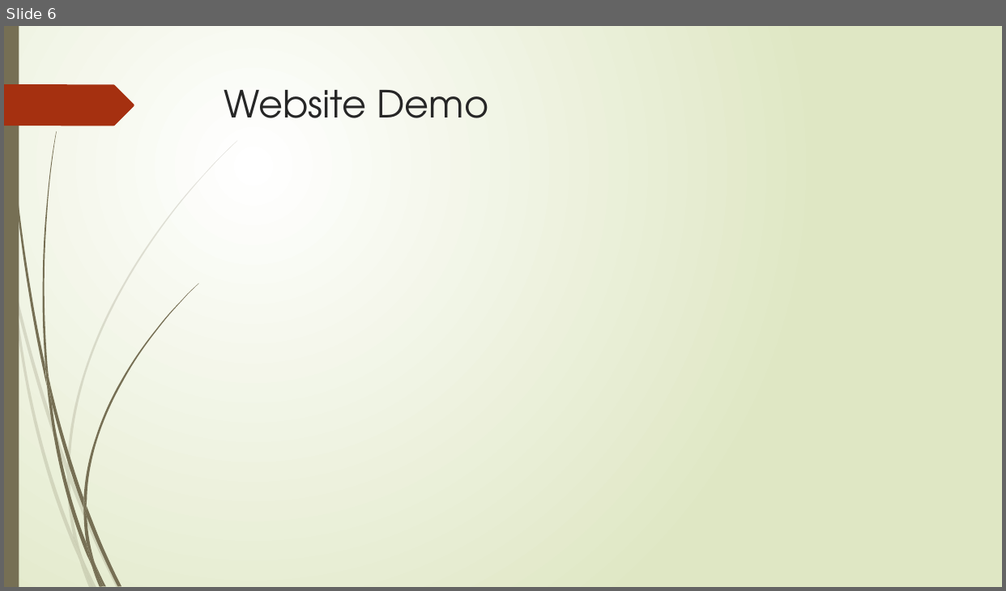
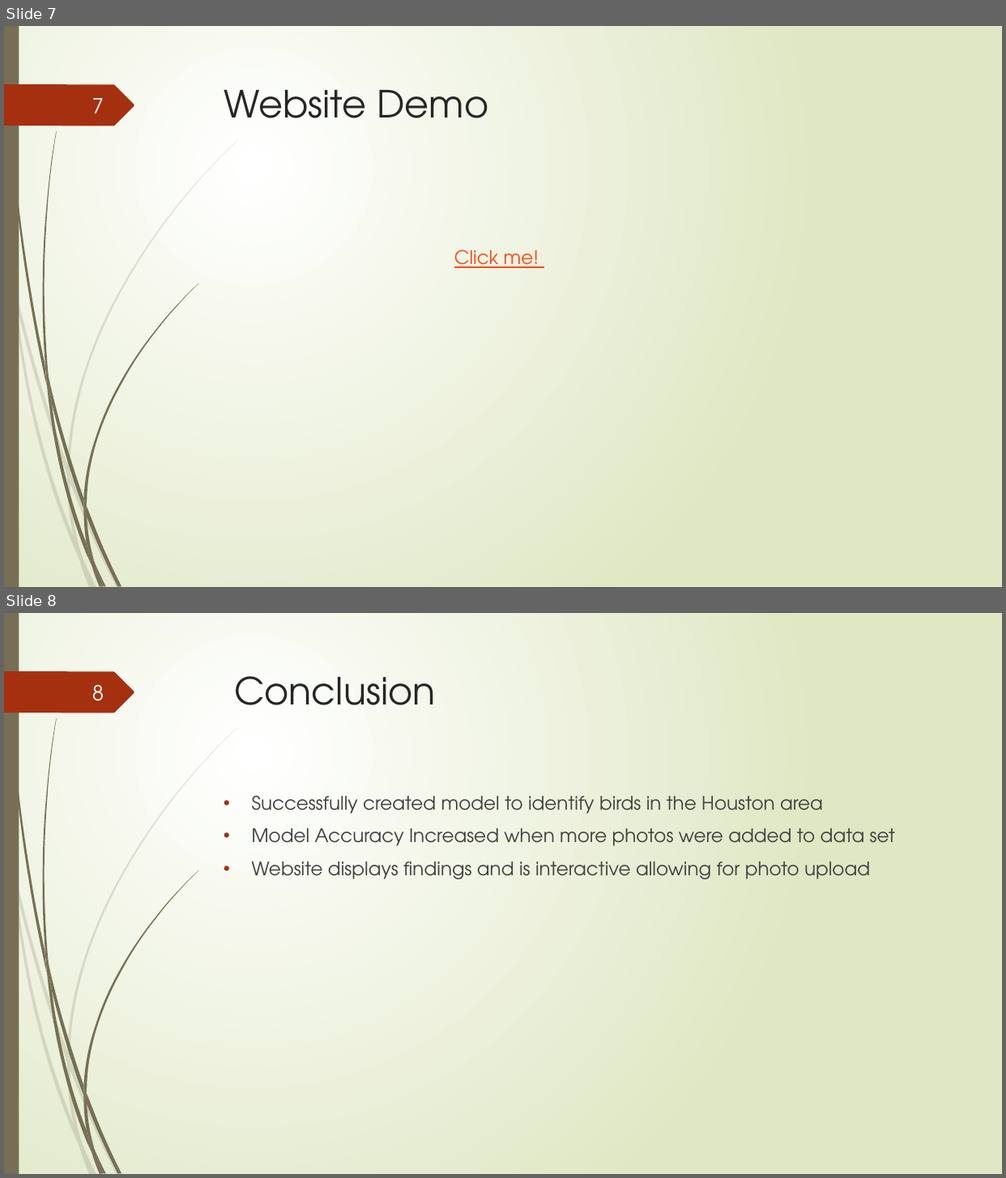
Before and after one commit to CrystalRae90/Machine_Learning_Project, a slide deck: Presentation.pptx. Shown one above the other, each under a label of ours: slide 6 before the commit, slides 7 and 8 after it. The pictures are 1006x591 and 1006x1178 pixels, drawn with LibreOffice and Linux fonts; fonts in the diff are those of the drawing. Boxes give left, top, right and bottom in pixels: in the first picture for what was removed or moved away, otherwise in the second. Text is boxed around its words. In the diff, an @@ line names an element or a change of style, - is before the commit and + after.

```diff
--- a/Presentation.pptx
+++ b/Presentation.pptx
@@ slide 8 added at box(4, 613, 1002, 1174), background gradient #FFFFFF to #DFE8C4; not listed: 24 template elements that a slide beside it also shows @@
@@ page number added at box(92, 684, 104, 701), 20 pt, text #FEFFFF @@
+8
@@ title added at box(234, 676, 436, 705), 36 pt, text #262626 @@
+Conclusion
@@ text added at box(252, 795, 895, 879), 18 pt, text #404040 @@
+• Successfully created model to identify birds in the Houston area
+• Model Accuracy Increased when more photos were added to data set
+• Website displays findings and is interactive allowing for photo upload
@@ what was slide 6 is now slide 7 @@
@@ slide 7 changed as well @@
@@ page number added at box(92, 98, 104, 113), 20 pt, text #FEFFFF @@
+7
@@ text added at box(454, 250, 539, 268), 18 pt, text #FB4A18, underline @@
+Click me!
```
Also in this commit, not shown: 7 other slides changed, 2 other slides added, 1 slide removed.
